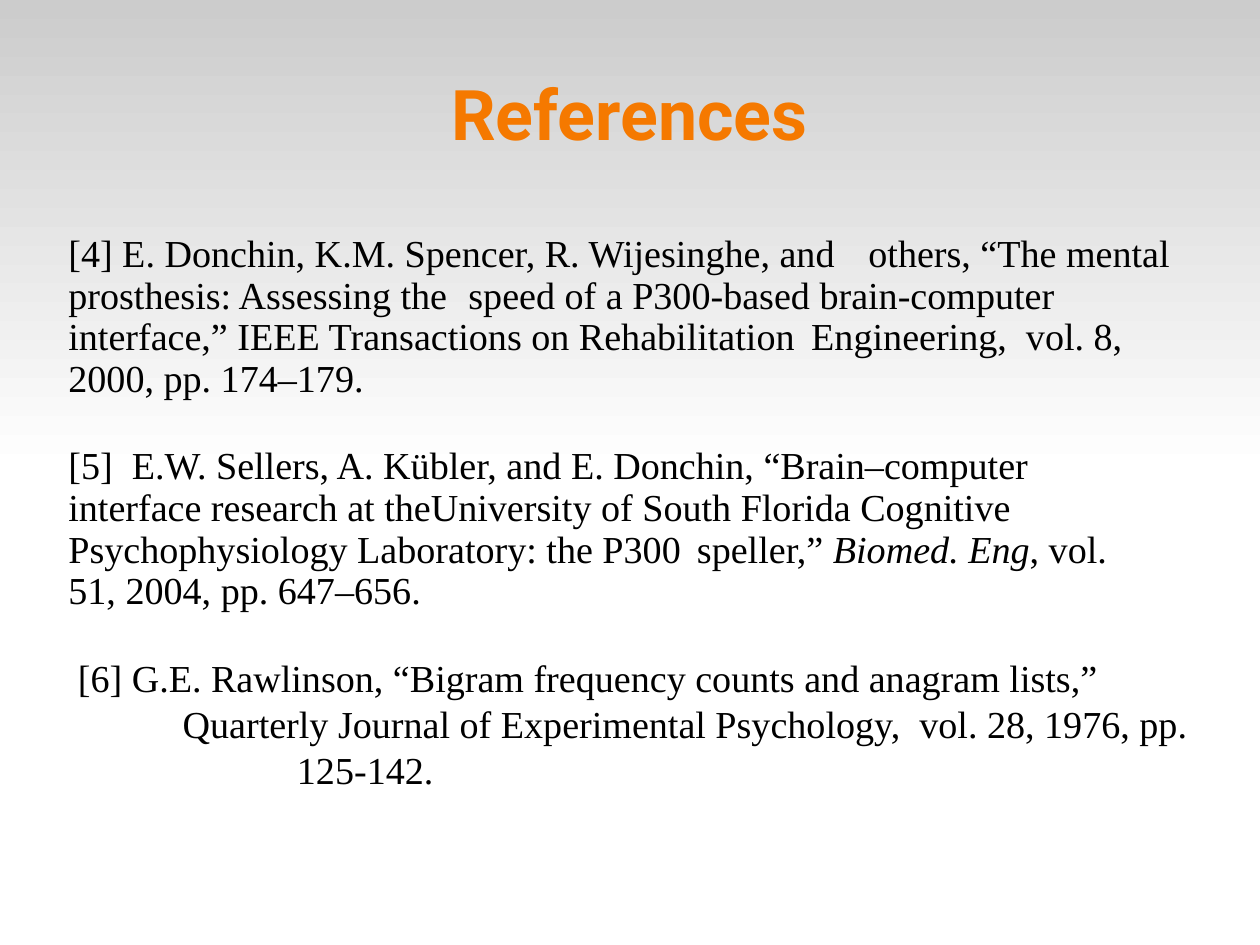
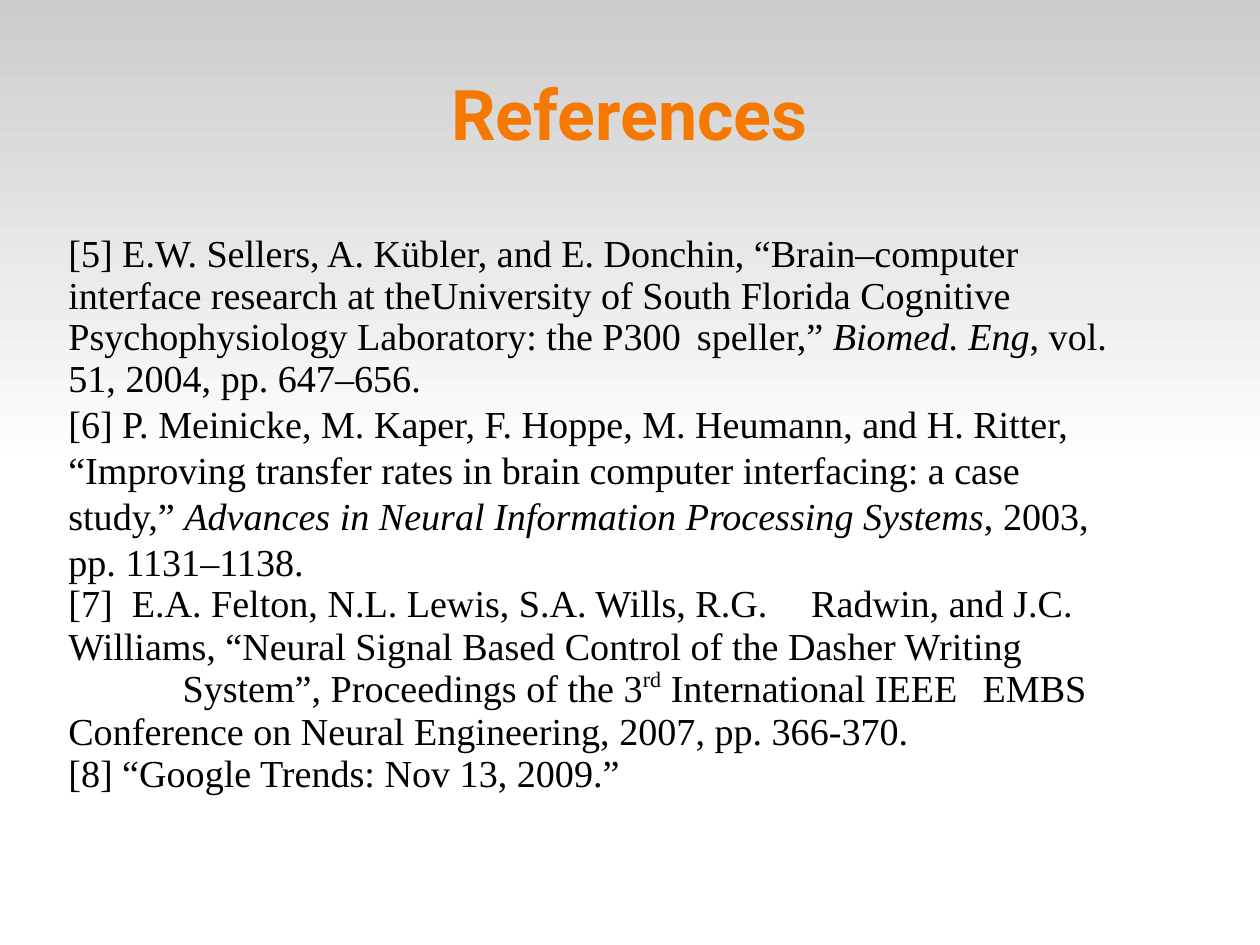
Before and after one commit to abdullah38rcc/BCI-Virtual-Keyboard, a slide deck: slide 21 of master's/docs/virtKey.ppt. Drawn at 1260x945 pixels with LibreOffice and Linux fonts; fonts in the diff are those of the drawing. Boxes give left, top, right and bottom in pixels: in the first picture for what was removed or moved away, otherwise in the second. Text is boxed around its words. In the diff, an @@ line names an element or a change of style, - is before the commit and + after.

Commit message:
* fixed references and citations in ppt *

```diff
--- a/master's/docs/virtKey.ppt
+++ b/master's/docs/virtKey.ppt
@@ text at box(68, 240, 1170, 399): paragraph removed @@
-[4] E. Donchin, K.M. Spencer, R. Wijesinghe, and others, “The mental prosthesis: Assessing the speed of a P300-based brain-computer interface,” IEEE Transactions on Rehabilitation Engineering, vol. 8, 2000, pp. 174–179.
@@ text at box(68, 411, 1089, 795): text changed @@
-[6] G.E. Rawlinson, “Bigram frequency counts and anagram lists,” Quarterly Journal of Experimental Psychology, vol. 28, 1976, pp. 125-142.
+[6] P. Meinicke, M. Kaper, F. Hoppe, M. Heumann, and H. Ritter, “Improving transfer rates in brain computer interfacing: a case study,” Advances in Neural Information Processing Systems, 2003, pp. 1131–1138.
+[7] E.A. Felton, N.L. Lewis, S.A. Wills, R.G. Radwin, and J.C. Williams, “Neural Signal Based Control of the Dasher Writing
+System”, Proceedings of the 3rd International IEEE EMBS Conference on Neural Engineering, 2007, pp. 366-370.
+[8] “Google Trends: Nov 13, 2009.”
```
Also in this commit, not shown: 8 other slides changed, 1 slide added, 1 slide removed.
